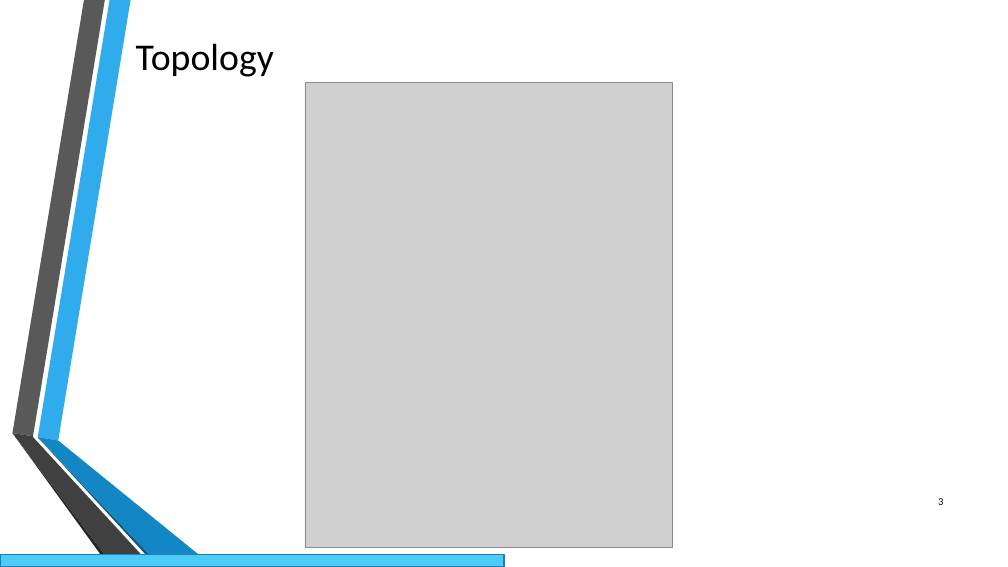
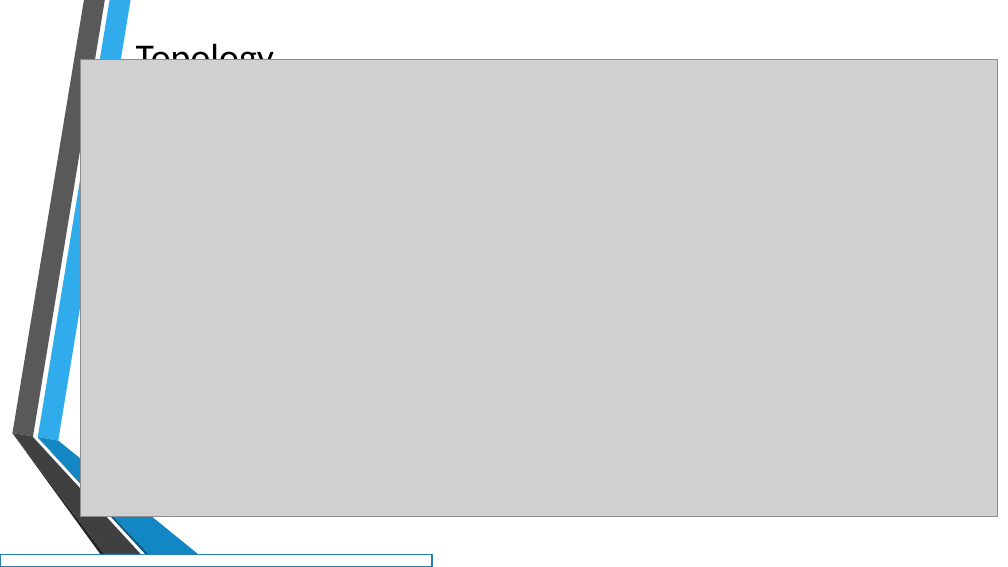
Before and after one commit to Nodulaire/ELK-Ansible, a slide deck: slide 3 of Presentation/PresC4.pptx. Drawn at 1008x567 pixels with LibreOffice and Linux fonts; fonts in the diff are those of the drawing; grey boxes stand for pictures; background and template pictures are left out. Boxes give left, top, right and bottom in pixels: in the first picture for what was removed or moved away, otherwise in the second. Text is boxed around its words. In the diff, an @@ line names an element or a change of style, - is before the commit and + after.

```diff
--- a/Presentation/PresC4.pptx
+++ b/Presentation/PresC4.pptx
@@ picture added at box(81, 59, 997, 516) @@
@@ picture removed at box(305, 82, 671, 548) @@
@@ rectangle: place and size @@
-rectangle at box(0, 554, 504, 567)
+rectangle at box(0, 554, 432, 567)
@@ rectangle at box(0, 554, 432, 567): fill #4ACBFA to #FFFFFF @@
```
Also in this commit, not shown: 5 other slides changed, 1 slide added, 1 other file.
